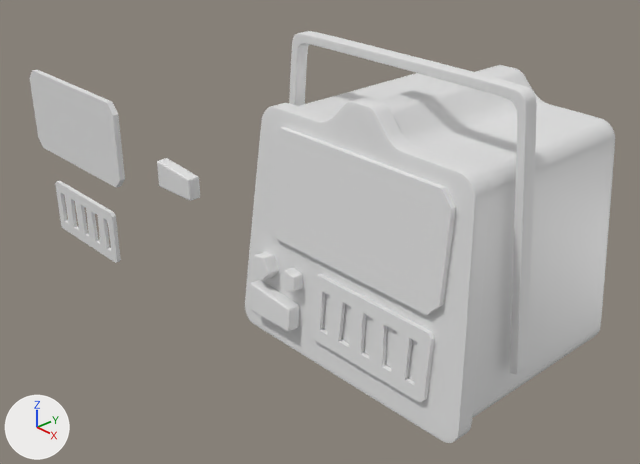
Renders of the Blender file Kevin/radinho.blend from each side of a commit.
Camera for both pictures: a camera (50 mm lens) standing at (0.383, -0.477, 0.284) and looking at (-0.112, -0.022, -0.042). Arrows for +X, +Y and +Z are at lower left; the lights stay in place.

Before the edit, the objects in view are built like this:
```python
me_cube_001 = bpy.data.meshes.new('Cube.001')
me_cube_001.from_pydata(...)  # 16 vertices, 9 faces; spans x -0.085..0.085, y -0.005..0.0, z -0.026..0.053
me_cube_003 = bpy.data.meshes.new('Cube.003')
me_cube_003.from_pydata(...)  # 56 vertices, 54 faces; spans x -1.0..1.0, y -0.24..0.24, z -0.51..0.51
me_cube_004 = bpy.data.meshes.new('Cube.004')
me_cube_004.from_pydata(...)  # 88 vertices, 81 faces; spans x -0.9..0.0, y -1.0..1.0, z -1.0..0.45
me_cube_004.polygons.foreach_set('use_smooth', [True] * 81)
ob_cube_001 = bpy.data.objects.new('Cube.001', me_cube_001)
ob_cube_001.location = (-0.3461, -0.1124, 0.0)
ob_cube_001.scale = (0.904, 1.0, 1.0)
ob_cube_002 = bpy.data.objects.new('Cube.002', me_cube_001)
ob_cube_002.location = (0.0022, -0.0971, 0.0216)
ob_cube_002.rotation_euler = (-0.083, 0.0, 0.0)  # degrees (-4.8, 0, 0)
ob_cube_002.scale = (0.969, 1.07, 1.07)
ob_cube_006 = bpy.data.objects.new('Cube.006', me_cube_003)
ob_cube_006.location = (-0.0674, -0.1102, -0.0587)
ob_cube_006.rotation_euler = (-0.0829, 0.0, 0.0)  # degrees (-4.7, 0, 0)
ob_cube_006.scale = (0.0232, 0.0232, 0.0232)
ob_cube_007 = bpy.data.objects.new('Cube.007', me_cube_004)
ob_cube_007.location = (0.0, -0.0535, 0.0774)
ob_cube_007.scale = (0.13, 0.00547, 0.13)
_m = ob_cube_007.modifiers.new('Mirror', 'MIRROR')
_m = ob_cube_007.modifiers.new('Subdivision', 'SUBSURF')
# also in view: 'Cube.004' at (0.027, -0.105, -0.043); 'Cube.003' at (-0.346, -0.115, -0.083); 'Cube.005' at (-0.202, -0.1, 0.0); 'Cylinder.001' at (-0.08, -0.107, -0.031); 'Cube' at (0.0, -0.02, 0.01)
```
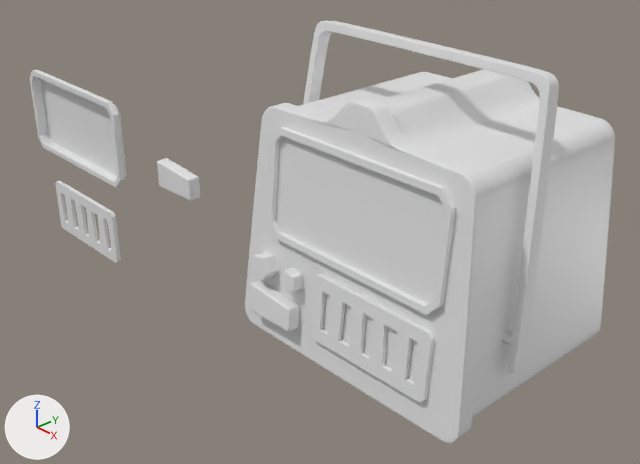
Changed parts and their boxes [x1, y1, x2, y2] in the pictures (640 x 464 px; the box of a moved part takes in the faces that stretch with it):
```json
{"object": "Cube.007", "change": "mesh rescaled, moved, turned", "before": [289, 31, 537, 374], "after": [303, 21, 559, 374]}
{"object": "Cube.001", "change": "reshaped", "before": [30, 70, 125, 188], "after": [30, 70, 126, 188]}
{"part": 1, "of": "me_cube_001", "change": "built on", "before": [30, 73, 445, 309], "after": [30, 73, 445, 309]}
{"part": 2, "of": "me_cube_004", "change": "moved or reshaped", "before": [289, 31, 537, 312], "after": [303, 21, 559, 312]}
```

The change, as JSON lines over the scene's bpy script:
```json
{"block": "me_cube_001", "where": "# used by ob_cube_001; location = (-0.3461, -0.1124, 0.0); scale = (0.904, 1.0, 1.0)"}
{"op": "remove", "block": "me_cube_001", "code": "me_cube_001.from_pydata(...)  # 16 vertices, 9 faces; spans x -0.085..0.085, y -0.005..0.0, z -0.026..0.053"}
{"op": "add", "block": "me_cube_001", "code": "me_cube_001.from_pydata(...)  # 32 vertices, 25 faces; spans x -0.085..0.085, y -0.005..0.005, z -0.026..0.053"}
{"block": "me_cube_001", "change": "me_cube_001 part 1"}
{"block": "me_cube_001", "change": "1 face is deleted"}
{"block": "me_cube_001", "change": "8 vertices are added at x -0.081..0.081, y -0.005, z -0.021..0.048"}
{"block": "me_cube_001", "change": "8 new vertices lie (0.0, 0.01, 0.0) away from vertices in x -0.081..0.081, y -0.005, z -0.021..0.048"}
{"block": "me_cube_001", "change": "17 new faces join them"}
{"block": "me_cube_004", "where": "me_cube_004.from_pydata(...)  # 88 vertices, 81 faces; spans x -0.9..0.0, y -1.0..1.0, z -1.0..0.45"}
{"block": "me_cube_004", "where": "# used by ob_cube_007; location = (0.0, -0.0535, 0.0774); scale = (0.13, 0.00547, 0.13)"}
{"block": "me_cube_004", "change": "me_cube_004 part 2: the whole mesh is scaled about its middle by (1, 1, 1.03), then moved by (0.0, 0.0, 0.02)"}
{"op": "set", "path": "ob_cube_007.location", "old": "(0.0, -0.0535, 0.0774)", "new": "(0.0, -0.0389, 0.0774)"}
{"op": "set", "path": "ob_cube_007.rotation_euler", "old": "(0.0, 0.0, 0.0)", "new": "(-0.135, 0.0, 0.0)", "note": "degrees (0, 0, 0) -> degrees (-7.7, 0, 0)"}
```
